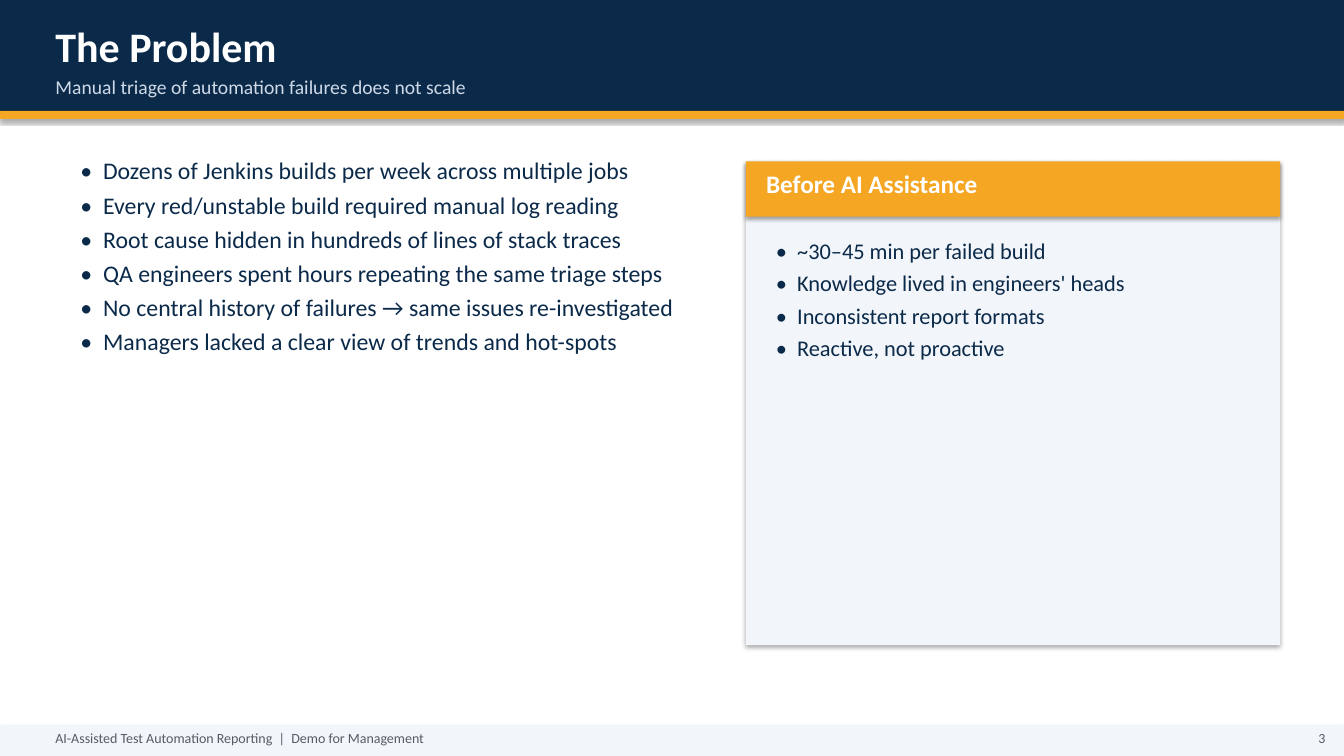
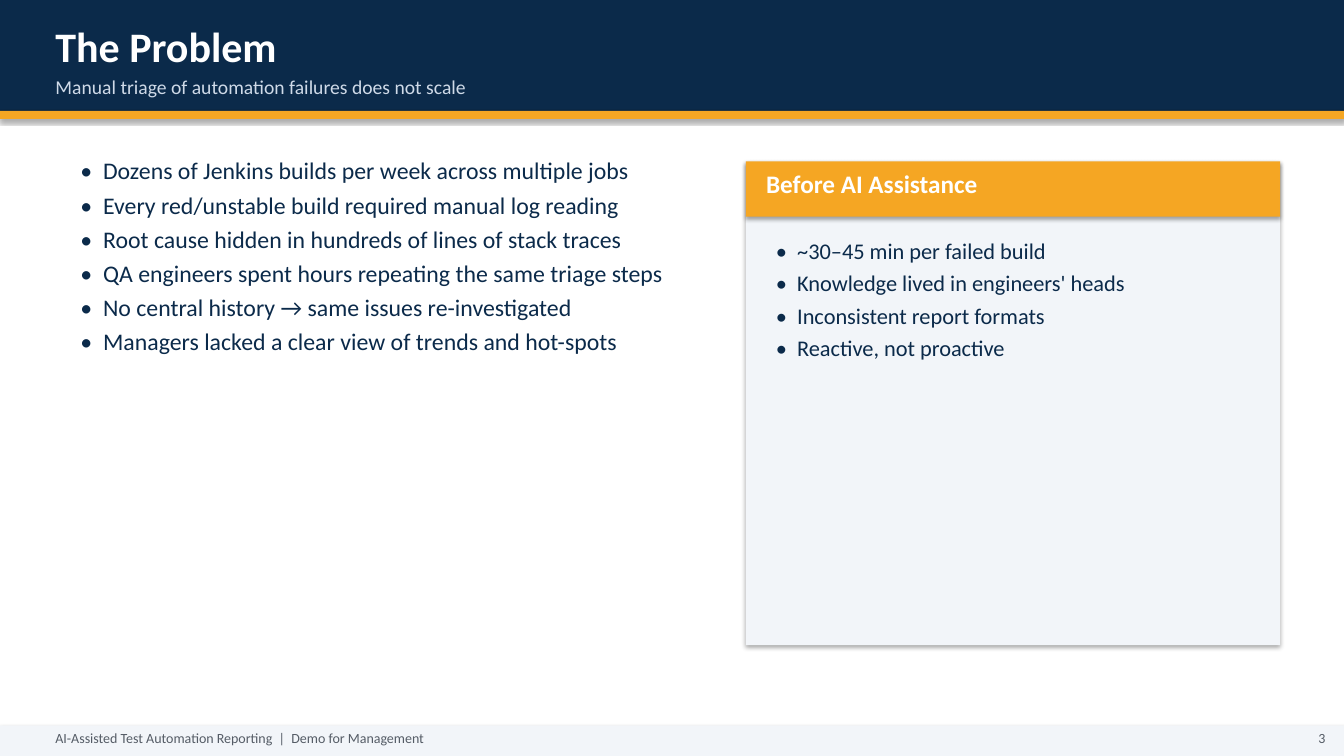
Before and after one commit to abidaliatex/test-automation-reporting, a slide deck: slide 3 of AI-Test-Automation-Reporting-Demo.pptx. Drawn at 1344x756 pixels with LibreOffice and Linux fonts; fonts in the diff are those of the drawing. Boxes give left, top, right and bottom in pixels: in the first picture for what was removed or moved away, otherwise in the second. Text is boxed around its words. In the diff, an @@ line names an element or a change of style, - is before the commit and + after.

```diff
--- a/AI-Test-Automation-Reporting-Demo.pptx
+++ b/AI-Test-Automation-Reporting-Demo.pptx
@@ text at (103,299,572,320): text changed @@
-• No central history of failures → same issues re-investigated
+• No central history → same issues re-investigated
```
Also in this commit, not shown: 6 other slides changed, 8 slides added, 2 slides removed, 4 other files.
